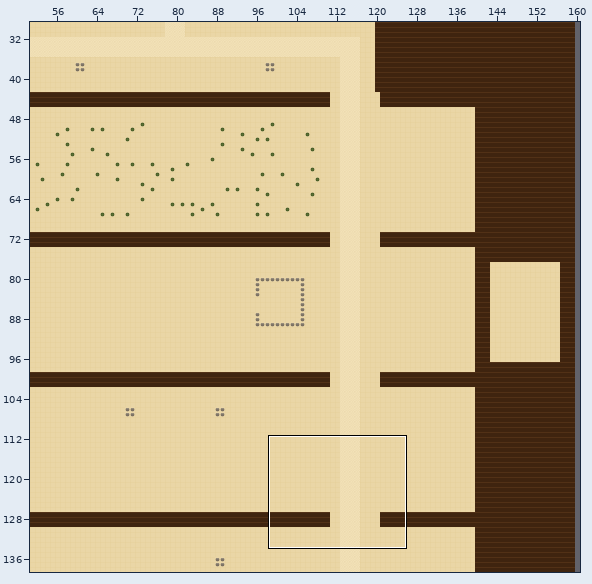
Level history. Tiled map (JSON): maps/heaven.tmj. The first picture is a wide view before the edit; the outline marks the close-up.
Close-up. First the earlier version:
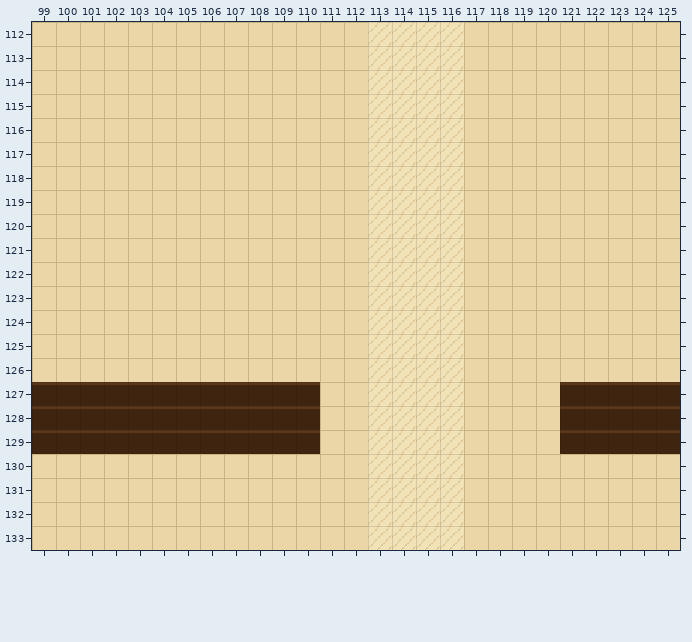
Cells are 16x16 px. Shown: x 99..125, y 112..133. The commit also changed other parts of the map, which this record leaves out. The old version is drawn lined up with the new one.
The result:
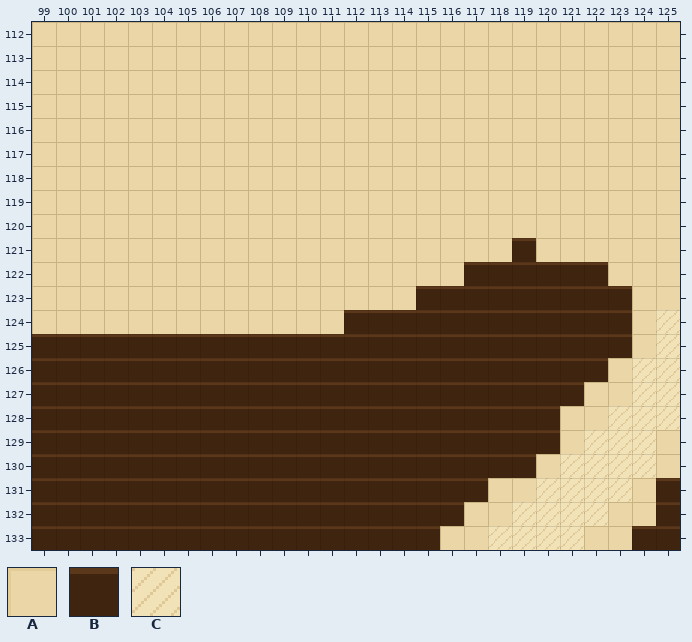
Key: from "draft": A 0, B 1, C 5.
_ is an empty cell.
What changed:
map size 150x232 -> 170x256 cells (old content now starts at 10,12; both pictures use the new coordinates)
Layer "ground":
y 112..120: x 113..116 CCCC -> AAAA
y 121: x 113..116 CCCC -> AAAA; x 119 A -> B
y 122: x 113..122 CCCCAAAAAA -> AAAABBBBBB
y 123: x 113..123 CCCCAAAAAAA -> AABBBBBBBBB
y 124: x 112..123 ACCCCAAAAAAA -> BBBBBBBBBBBB; x 125 A -> C
y 125: x 99..123 AAAAAAAAAAAAAACCCCAAAAAAA -> BBBBBBBBBBBBBBBBBBBBBBBBB; x 125 A -> C
y 126: x 99..122 AAAAAAAAAAAAAACCCCAAAAAA -> BBBBBBBBBBBBBBBBBBBBBBBB; x 124..125 AA -> CC
y 127: x 111..120 AACCCCAAAA -> BBBBBBBBBB; x 122..125 BBBB -> AACC
y 128: x 111..125 AACCCCAAAABBBBB -> BBBBBBBBBBAACCC
y 129: x 111..125 AACCCCAAAABBBBB -> BBBBBBBBBBACCCA
y 130: x 99..119 AAAAAAAAAAAAAACCCCAAA -> BBBBBBBBBBBBBBBBBBBBB; x 121..124 AAAA -> CCCC
y 131: x 99..117 AAAAAAAAAAAAAACCCCA -> BBBBBBBBBBBBBBBBBBB; x 120..123 AAAA -> CCCC; x 125 A -> B
y 132: x 99..116 AAAAAAAAAAAAAACCCC -> BBBBBBBBBBBBBBBBBB; x 119..122 AAAA -> CCCC; x 125 A -> B
y 133: x 99..116 AAAAAAAAAAAAAACCCC -> BBBBBBBBBBBBBBBBBA; x 118..121 AAAA -> CCCC; x 124..125 AA -> BB
Boxes around the changes in both close-ups, in picture pixels (x1, y1, x2, y2):
changed: (32, 22, 680, 550)
